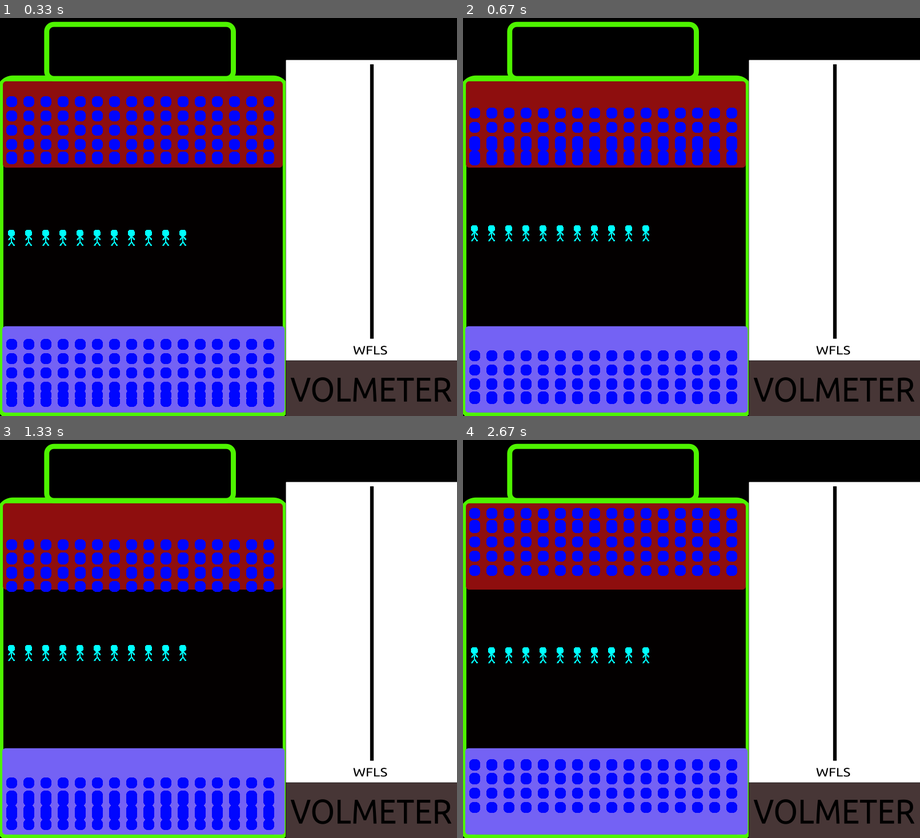
Above: before the commit, frames 1-4 (two rows, left to right).
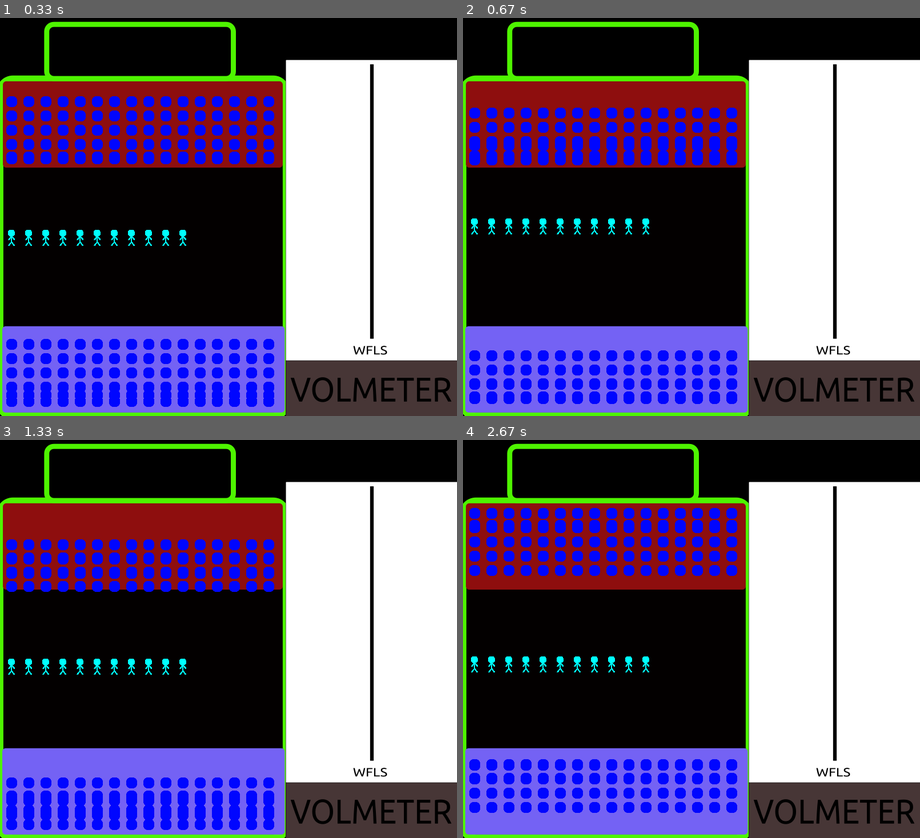
Above: after the commit, the same moments.

Repository: Arthyom/PygameFisica
Game: pygame game, started from OperacionPIla/main.py
The game is run twice, just before and just after one commit, with the same random seed, the same clock (stepped at 60 frames per second) and the same inputs.
Inputs:
- Up to frame 1 (0.33 s): no input
- Up to frame 2 (0.67 s): no input
- Up to frame 3 (1.33 s): no input
- Up to frame 4 (2.67 s): no input

Frame 1 is identical in both runs. In frame 2, 0.5% of the frame differs, in the area x 1-41%, y 50-57%; in frame 3, 0.7%, in the area x 1-41%, y 51-59%; in frame 4, 0.7%.

Commit message:
modificando el modelo de herencia

Diff:
--- a/OperacionPIla/bola.py
+++ b/OperacionPIla/bola.py
@@ -4,4 +4,4 @@
 
 class Bola(objetoSprite.ObjetoSprite):
     def __init__(x,y,rutaImagen):
-        objetoSprite.ObjetoSprite.__init__(x,y,rutaImagen)
+        objetoSprite.ObjetoSprite.__init__(self,x,y,rutaImagen)
--- a/OperacionPIla/mono.py
+++ b/OperacionPIla/mono.py
@@ -4,4 +4,4 @@
 
 class Mono(objetoSprite.ObjetoSprite):
     def __init__(self,x,y,rutaImagen):
-        objetoSprite.ObjetoSprite.__init__(x,y,rutaImagen)
+        objetoSprite.ObjetoSprite.__init__(self,x,y,rutaImagen)
--- a/OperacionPIla/objetoSprite.py
+++ b/OperacionPIla/objetoSprite.py
@@ -21,17 +21,7 @@
         imagenFondo.set_colorkey(color,RLEACCEL)
         return imagenFondo
 
-    def ocilar_Mono(self,tiempo):
-        #self.rectangulo_Pos.centerx += tiempo * self.velocidad[1]
-        self.rectangulo_Pos.centery += tiempo * self.velocidad[0]
-
-        if (self.rectangulo_Pos.bottom >= 400):
-            self.velocidad[0] = self.velocidad[1]
-        elif (self.rectangulo_Pos.top <= 360):
-            self.velocidad[0] = -self.velocidad[1]
-
-
-    def ocilar_Bola(self,tiempo,yTop, yBot):
+    def ocilar_Objeto(self,tiempo,yTop,yBot):
         #self.rectangulo_Pos.centerx += tiempo * self.velocidad[1]
         self.rectangulo_Pos.centery += tiempo * self.velocidad[0]
 
@@ -39,22 +29,6 @@
             self.velocidad[0] = self.velocidad[1]
         elif (self.rectangulo_Pos.top <= yTop):
             self.velocidad[0] = -self.velocidad[1]
-
-
-
-
-
-
-
-
-
-
-
-
-
-
-
-
 
 
 
--- a/OperacionPIla/ventana.py
+++ b/OperacionPIla/ventana.py
@@ -29,9 +29,9 @@
                     sys.exit(0)
             tiempo = self.clock.tick(60)
 
-            self.actualizar_Bolas(coleccionBolasSup,tiempo,120, 270)
-            self.actualizar_Bolas(coleccionBolasInf,tiempo,550, 690)
-            self.actualizar_Monos(coleccionMonos,tiempo)
+            self.actualizar_OcilacionObjetos(coleccionBolasSup,tiempo,120, 270)
+            self.actualizar_OcilacionObjetos(coleccionBolasInf,tiempo,550, 690)
+            self.actualizar_OcilacionObjetos(coleccionMonos,tiempo,350,420)
             #self.cargar_Fondo('/home/frodo/Documentos/PyGames/fondo.jpg')
             self.cargar_Fondo('/home/frodo/Documentos/PyGames/OperacionPIla/Images/PilaVect.png')
             self.insertar_Objetos(coleccionBolasSup)
@@ -53,11 +53,6 @@
         for objetoNuevo in coleccionObejtos:
             self.pantalla.blit(objetoNuevo.imagenFondo, objetoNuevo.rectangulo_Pos)
 
-    def actualizar_Bolas(self, coleccion, tiempo,yTop, yBot):
+    def actualizar_OcilacionObjetos(self, coleccion, tiempo,yTop, yBot):
         for bol in coleccion:
-            bol.ocilar_Bola(tiempo, yTop, yBot)
-
-
-    def actualizar_Monos (self, coleccion,tiempo):
-        for mon in coleccion:
-            mon.ocilar_Mono(tiempo)
+            bol.ocilar_Objeto(tiempo, yTop, yBot)
Not shown, changed: OperacionPIla/bola.pyc
Not shown, changed: OperacionPIla/mono.pyc
Not shown, changed: OperacionPIla/objetoSprite.pyc
Not shown, changed: OperacionPIla/ventana.pyc
